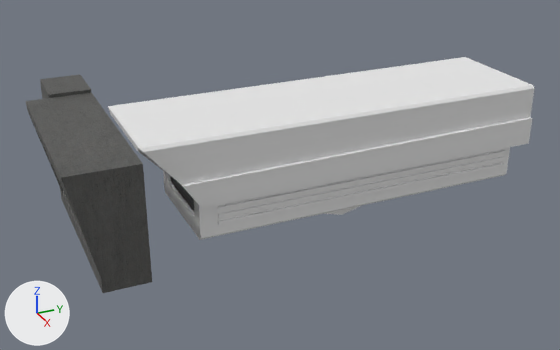
Two versions of the Blender file blend files/looking glass/looking glass.blend, one commit apart.
Both versions are drawn from a 50 mm camera at (19.97, -9.92, 81.8) aimed at (-1.1, -0.44, 71.27). Lighting does not change. The marker at lower left points along +X, +Y and +Z.

In view in the first picture: 'Body.001', 'Cube'.
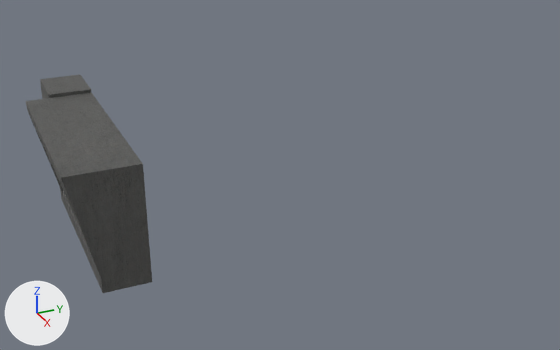
The newer file is also turned or shifted as a whole; pictures and numbers use the older file's frame.

Patch to the scene script:
```diff
--- a/blend files/looking glass/looking glass.blend.py
+++ b/blend files/looking glass/looking glass.blend.py
@@ ob_body_001 @@
-ob_body_001 = bpy.data.objects.new('Body.001', me_âjâ_ü_âxâxâga_001)
-ob_body_001.location = (0.0, 0.0, 0.0)
-ob_body_001.scale = (0.999, 0.999, 0.999)
```

What differs and where, as boxes [x1, y1, x2, y2] in the pictures (560 x 350 px):
'Body.001', deleted: before [108, 57, 535, 240]
    faces in mat_material_atlas_14278_1 (its picture is missing): [108, 57, 535, 240]
    faces in mat_lens (picture img_123_1238162_sony_pxw_z150_4k_professional_camcorder_sony__png): [170, 176, 194, 211]
